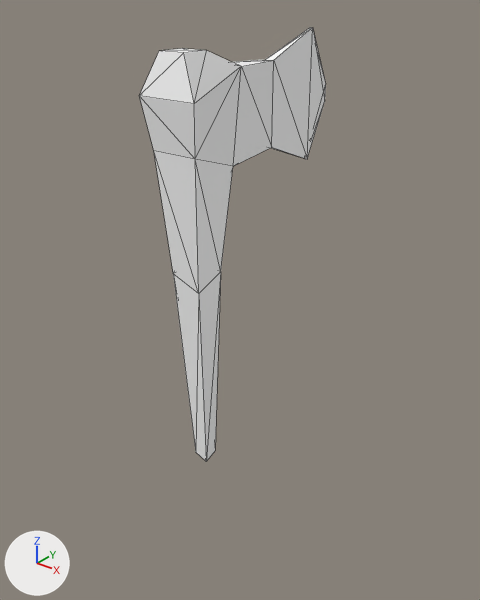
A saved change to the glTF model assets/models/axe.glb.
Both versions are drawn from a 50 mm lens placed at (0.739, -0.802, 0.576), pointed at (-0.048, 0.182, -0.034). Lighting does not change. The marker at lower left points along +X, +Y and +Z. Mesh edges are drawn as thin lines. Where no turn or scale is listed for an object, it has been applied to the vertices. Vertices at the same position are counted once.

Names of what the first picture shows: 'Axe'.
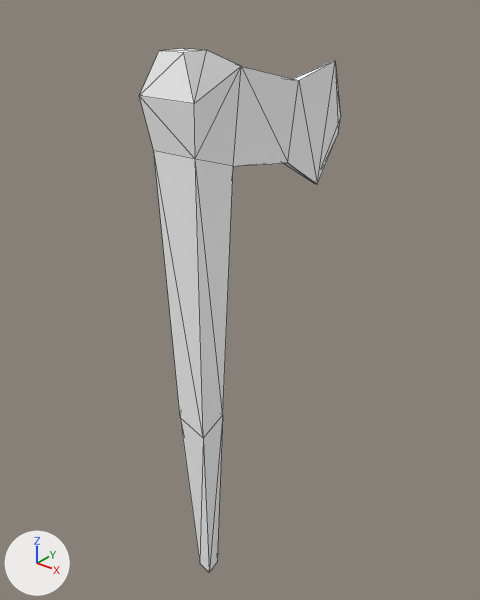
Pixel boxes (x1, y1, x2, y2) of what changed, in the pictures (480 x 600 px; the box of a moved part takes in the faces that stretch with it):
'Axe', reshaped (8% wider, 21% taller)
    before: (139, 27, 326, 461)
    after: (139, 48, 341, 572)
part 1 of me_cube_002, moved or reshaped
    before: (233, 27, 326, 166)
    after: (233, 61, 341, 184)
part 2 of me_cube_002, moved or reshaped
    before: (154, 151, 233, 461)
    after: (154, 151, 233, 572)

Edits to the bpy script that builds the scene:
```text
Change me_cube_002:
    where me_cube_002.from_pydata(...)  # 32 vertices, 60 faces; spans x -0.058..0.058, y -0.058..0.399, z -0.302..0.491
    used by ob_axe; location = (0.0, 0.0, 0.0)
    before: 0 (0.03, 0.03, 0.103) at pixel (220, 271), 2 (0.03, -0.03, 0.082) at pixel (198, 293), 4 (-0.03, 0.03, 0.103), 6 (-0.03, -0.03, 0.103) at pixel (173, 273), 28 (0.019, 0.017, -0.293) at pixel (215, 450)
    before: 29 (0.019, -0.011, -0.302) at pixel (206, 461), 30 (-0.008, 0.017, -0.293), 31 (-0.008, -0.011, -0.293) at pixel (195, 452)
    me_cube_002 part 1: all 13 vertices in x -0.034..0.009, y 0.082..0.399, z 0.242..0.491 are turned -10.2 degrees about the x axis through their middle, then moved by (0.0, 0.068, -0.048)
    me_cube_002 part 2
    add for i in [0, 2, 4, 6, *range(28, 32)]: me_cube_002.vertices[i].co += Vector((0.0, 0.0, -0.31))
```
